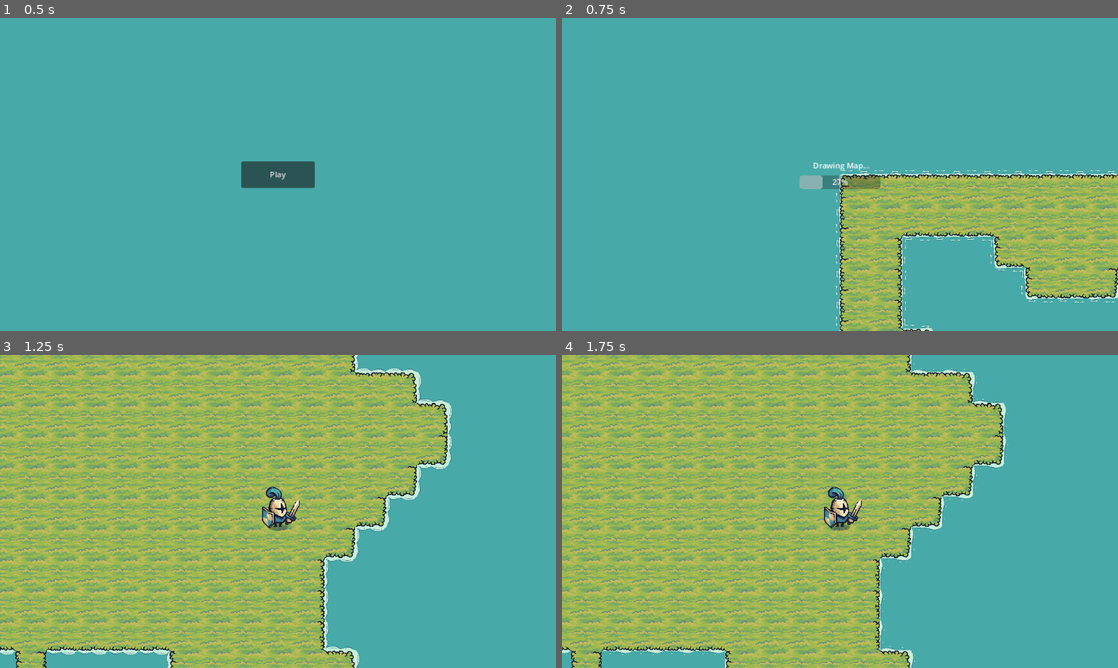
Above: before the commit, frames 1-4 (two rows, left to right).
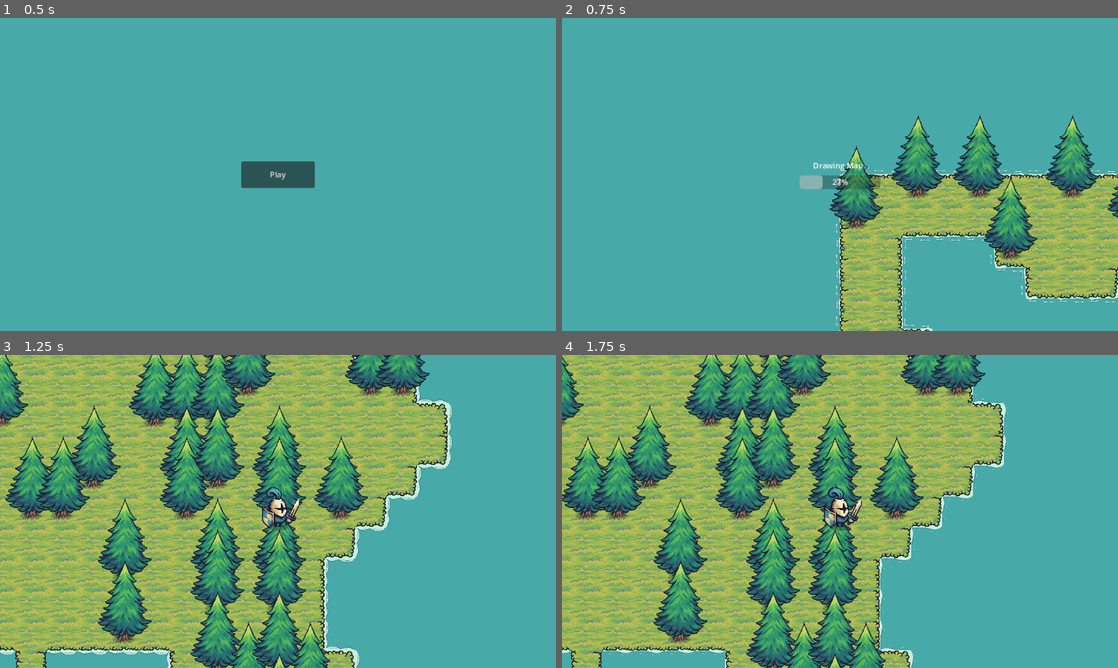
Above: after the commit, the same moments.

Repository: lfeq/Kingdom
Game: Godot game, scene res://Scenes/game.tscn
The game is run twice, just before and just after one commit, with the same random seed, the same clock (stepped at 60 frames per second) and the same inputs.
Inputs (mouse positions are in pixels of both pictures, inside the frame that each line leads up to):
- Up to frame 1 (0.5 s): no input
- Up to frame 2 (0.75 s): click "Play" at 0.5 s
- Up to frame 3 (1.25 s): no input
- Up to frame 4 (1.75 s): move the mouse to (962, 495) at 1.27 s; hold D (move_right) from 1.28 s (still down); click (962, 495) at 1.35 s

Frame 1 is identical in both runs. In frame 2, 6.7% of the frame differs, in the area x 48-100%, y 30-78%; in frame 3, 26%, in the area x 0-78%, y 0-100%; in frame 4, 26%.

Commit message:
Spawns trees and mines closes #9

Diff:
--- a/Resources/Tilemaps/flat.tres
+++ b/Resources/Tilemaps/flat.tres
@@ -1,10 +1,12 @@
-[gd_resource type="TileSet" load_steps=11 format=3 uid="uid://c0rfghwq0skee"]
+[gd_resource type="TileSet" load_steps=15 format=3 uid="uid://c0rfghwq0skee"]
 
 [ext_resource type="Texture2D" uid="uid://bw0g8w0osybx2" path="res://Assets/Tiny Swords/Tiny Swords (Update 010)/Terrain/Ground/Tilemap_Flat.png" id="1_83kye"]
 [ext_resource type="Texture2D" uid="uid://b3aug30una25p" path="res://Assets/Tiny Swords/Tiny Swords (Update 010)/Terrain/Ground/Tilemap_Elevation.png" id="2_4ix5n"]
 [ext_resource type="Texture2D" uid="uid://bnnyc6rpxn5gq" path="res://Assets/Tiny Swords/Tiny Swords (Update 010)/Terrain/Ground/Shadows.png" id="3_feolr"]
+[ext_resource type="Texture2D" uid="uid://bqxo0t6kpurno" path="res://Assets/Tiny Swords/Tiny Swords (Update 010)/Resources/Trees/Tree.png" id="3_u44we"]
 [ext_resource type="Texture2D" uid="uid://crw4tlpufbikx" path="res://Assets/Tiny Swords/Tiny Swords (Update 010)/Terrain/Water/Water.png" id="4_dgt60"]
 [ext_resource type="Texture2D" uid="uid://ojk0hbi6pnnb" path="res://Assets/Tiny Swords/Tiny Swords (Update 010)/Terrain/Water/Foam/Foam.png" id="5_htxog"]
+[ext_resource type="Texture2D" uid="uid://bsj5cqjq8kytb" path="res://Assets/Tiny Swords/Tiny Swords (Update 010)/Resources/Gold Mine/GoldMine_Destroyed.png" id="5_r31eg"]
 
 [sub_resource type="TileSetAtlasSource" id="TileSetAtlasSource_tifo4"]
 texture = ExtResource("1_83kye")
@@ -281,6 +283,24 @@
 3:7/0/physics_layer_0/linear_velocity = Vector2(0, 0)
 3:7/0/physics_layer_0/angular_velocity = 0.0
 
+[sub_resource type="TileSetAtlasSource" id="TileSetAtlasSource_i38pq"]
+texture = ExtResource("3_u44we")
+texture_region_size = Vector2i(64, 64)
+0:0/size_in_atlas = Vector2i(3, 3)
+0:0/animation_columns = 4
+0:0/animation_speed = 5.0
+0:0/animation_frame_0/duration = 1.0
+0:0/animation_frame_1/duration = 1.0
+0:0/animation_frame_2/duration = 1.0
+0:0/animation_frame_3/duration = 1.0
+0:0/0 = 0
+0:0/0/texture_origin = Vector2i(0, 64)
+0:0/0/physics_layer_0/linear_velocity = Vector2(0, 0)
+0:0/0/physics_layer_0/angular_velocity = 0.0
+1:8/0 = 0
+1:8/0/physics_layer_0/linear_velocity = Vector2(0, 0)
+1:8/0/physics_layer_0/angular_velocity = 0.0
+
 [sub_resource type="TileSetAtlasSource" id="TileSetAtlasSource_0h12u"]
 texture = ExtResource("3_feolr")
 texture_region_size = Vector2i(64, 64)
@@ -300,6 +320,14 @@
 1:2/0/physics_layer_0/linear_velocity = Vector2(0, 0)
 1:2/0/physics_layer_0/angular_velocity = 0.0
 
+[sub_resource type="TileSetAtlasSource" id="TileSetAtlasSource_ikop7"]
+texture = ExtResource("5_r31eg")
+texture_region_size = Vector2i(64, 64)
+0:0/size_in_atlas = Vector2i(3, 2)
+0:0/0 = 0
+0:0/0/physics_layer_0/linear_velocity = Vector2(0, 0)
+0:0/0/physics_layer_0/angular_velocity = 0.0
+
 [sub_resource type="TileSetAtlasSource" id="TileSetAtlasSource_pv87m"]
 resource_name = "Foam"
 texture = ExtResource("5_htxog")
@@ -338,3 +366,5 @@
 sources/3 = SubResource("TileSetAtlasSource_0h12u")
 sources/6 = SubResource("TileSetAtlasSource_pv87m")
 sources/7 = SubResource("TileSetAtlasSource_1kxcc")
+sources/2 = SubResource("TileSetAtlasSource_i38pq")
+sources/4 = SubResource("TileSetAtlasSource_ikop7")
--- a/Scenes/game.tscn
+++ b/Scenes/game.tscn
@@ -11,6 +11,15 @@
 script = ExtResource("1_beta3")
 
 [node name="TileMap" parent="." instance=ExtResource("2_gngp5")]
+layer_2/name = "Resources"
+layer_2/enabled = true
+layer_2/modulate = Color(1, 1, 1, 1)
+layer_2/y_sort_enabled = false
+layer_2/y_sort_origin = 0
+layer_2/z_index = 0
+layer_2/tile_data = PackedInt32Array()
+treeProbability = 20
+mineProbability = 5
 
 [node name="Camera2D" type="Camera2D" parent="."]
 
--- a/Scripts/TerrainGenerator/TerrainGenerator.gd
+++ b/Scripts/TerrainGenerator/TerrainGenerator.gd
@@ -14,6 +14,10 @@
 @export var mapHeight: int = 5
 ## Number of iterations for the cellular automata algorithm and the grass density limit.
 @export var numberOfIterations: int = 5
+## Probability to spawn a tree. (goes from 0 to 100)
+@export var treeProbability: int = 40
+## Probability to spawn a mine. (goes from 0 to 100)
+@export var mineProbability: int = 10
 
 ## Reference to the LoadingScreen node.
 @onready var loading_screen = $"../Camera2D/LoadingScreen"
@@ -66,6 +70,12 @@
 				set_cells_terrain_connect(1, positions, 0, 0) # Add terrain to tilemap
 				if numberOfGrassesAroundTile(x, y) >= GRASS_DENSITY_LIMIT:
 					set_cell(0, Vector2i(x, y), 6, Vector2i(0, 0)) # Add foam to tilemap
+				if randi() % 100 + 1 <= treeProbability:
+					set_cell(2, Vector2i(x, y), 2, Vector2i(0, 0)) # Add tree to tilemap
+				elif (randi() % 100 + 1 <= mineProbability) and (!isEdgeOfTilemap(x, y) \
+				and (numberOfGrassesAroundTile(x, y) == 9) and (!isSurrounded(2, x, y))):
+					print(get_cell_source_id(2, Vector2i(x, y)))
+					set_cell(2, Vector2i(x, y), 4, Vector2i(0, 0)) # Add mine to tilemap
 			updateLoadingBar()
 
 ## Returns the number of grasses around a given tile position.
@@ -83,6 +93,12 @@
 		return true
 	return mapGrid[t_xPosition][t_yPosition]
 
+## Check if is on the edge of the tilemap
+func isEdgeOfTilemap(t_xPosition: int, t_yPosition: int) -> bool:
+	if t_xPosition == 0 or t_xPosition == (mapWidth - 1) or t_yPosition == 0 or t_yPosition == (mapHeight - 1):
+		return true
+	return false
+
 ## Returns a random tile position within the map that contains grass.
 func getRandomTilePosition() -> Vector2:
 	var x: int = randi() % mapWidth
@@ -92,6 +108,14 @@
 		y = randi() % mapHeight
 	return map_to_local(Vector2i(x, y))
 
+## Check if current tile has other painted tiles around it
+func isSurrounded(layer: int, t_xPosition: int, t_yPosition: int) -> bool:
+	for y in range(t_yPosition - 1, t_yPosition + 2):
+		for x in range(t_xPosition - 1, t_xPosition + 2):
+			if (get_cell_source_id(2, Vector2i(x, y)) != -1):
+				return true
+	return false
+
 ## Updates the loading bar based on the current step in the loading process.
 func updateLoadingBar() -> void:
 	currentStep += 1
